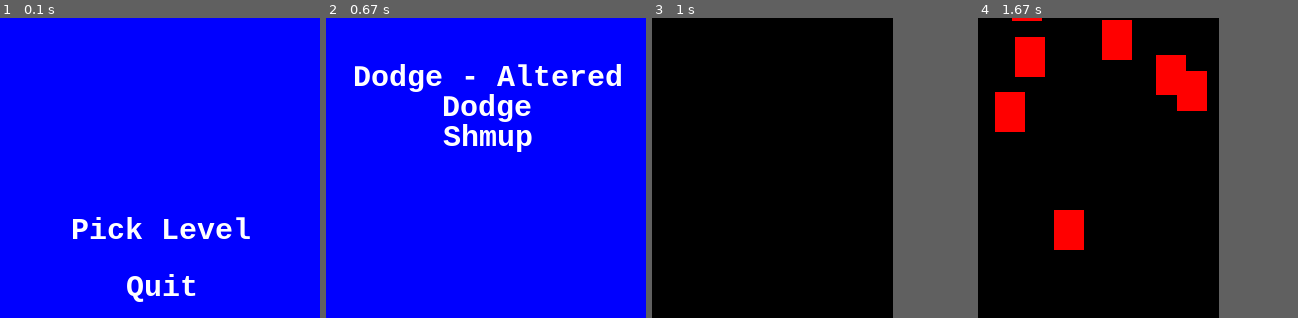
Above: before the commit, frames 1-4 (left to right).
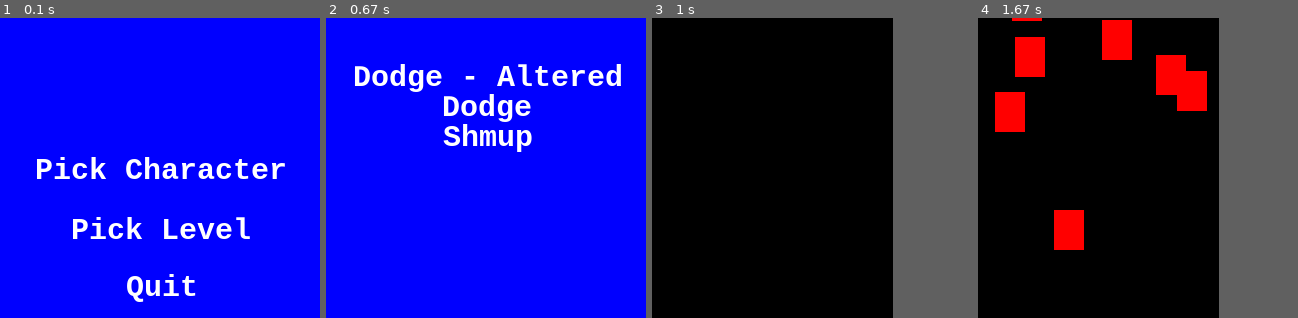
Above: after the commit, the same moments.

Repository: MrVanD/Pygame-Modules
Game: pygame game, started from main.py
Two runs of this game, one before a commit and one after it. Both use one fixed random seed, a clock stepped at 60 frames per second and the inputs below.
Inputs (mouse positions are % of the whole screen's width and height, from its top left):
- Up to frame 1 (0.1 s): no input
- Up to frame 2 (0.67 s): click (50, 35) at 0.38 s
- Up to frame 3 (1 s): press the mouse at (50, 15) at 0.7 s; move the mouse to (53, 18) at 0.8 s; release the mouse at (56, 22) at 0.93 s
- Up to frame 4 (1.67 s): hold Left 1-1.53 s; move the mouse to (40, 72) at 1.03 s; hold Left from 1.57 s (still down); tap Space at 1.63 s
The pictures show only the part of the screen within x 25-75%, y 0-50%; the shares and areas given below are measured in that part.

The runs differ from the first frame. In frame 1, 2.2% of the frame differs, in the area x 11-90%, y 46-54%; in frame 2, nothing differs; in frame 3, nothing differs; in frame 4, nothing differs.

Commit message:
- Added bones for character creation and retrieval. -

Diff:
--- /dev/null
+++ b/Character List.txt
@@ -0,0 +1,2 @@
+Character List:
+New Character =
--- a/Dodge.py
+++ b/Dodge.py
@@ -1,27 +1,18 @@
-import pygame                               # Imports pygame and other libraries
+import pygame  # Imports pygame and other libraries
 import random
 
-# Define Classes (sprites) here
+# Required Global Variables
+WIDTH = 700
+HEIGHT = 500
+BLACK = (0, 0, 0)  # Define the rgb colour for black
 
 
-WIDTH = 700
-HEIGHT = 500
-
-BLACK    = (   0,   0,   0)                 # Define some colors using rgb values.  These can be
-WHITE    = ( 255, 255, 255)                 # used throughout the game instead of using rgb values.
-RED      = ( 255, 0, 0)
-GREEN    = (0, 255, 0)
-BLUE     = (0, 0, 255)
-
-# Basic Pygame Structure
-
 # *** Define Classes Here ***
-
 class FallingObject(pygame.sprite.Sprite):
     def __init__(self):
         pygame.sprite.Sprite.__init__(self)
         self.timeCreated = pygame.time.get_ticks()
-        self.image = pygame.Surface([30,30])
+        self.image = pygame.Surface([30, 30])
         self.image.set_colorkey(BLACK)
 
         self.rect = self.image.get_rect()
@@ -30,7 +21,7 @@
 
     def setImage(self, graphicSelected):
         fallingObjectImage = pygame.image.load(graphicSelected)
-        self.image.blit(fallingObjectImage,(0,0))
+        self.image.blit(fallingObjectImage, (0, 0))
 
     def moveFallingObjects(self, distance):
         if self.rect.y <= HEIGHT:
@@ -48,14 +39,14 @@
 class Character(pygame.sprite.Sprite):
     def __init__(self):
         pygame.sprite.Sprite.__init__(self)
-        self.image = pygame.Surface([30,30])
+        self.image = pygame.Surface([30, 30])
         self.image.set_colorkey(BLACK)
 
         self.rect = self.image.get_rect()
         self.rect.x = 315
-        self.rect.y = HEIGHT-30
+        self.rect.y = HEIGHT - 30
 
-        self.image.blit(pygame.image.load("Apple.png"),(0,0))
+        self.image.blit(pygame.image.load("Apple.png"), (0, 0))
 
     def moveCharacter(self, movement):
         if self.rect.x >= 5 and self.rect.x <= 645:
@@ -68,11 +59,10 @@
 
 # -------- Main Program Loop -----------
 def main(screen, colours):
-
-    clock = pygame.time.Clock()                 # Used to manage how fast the screen updates
-    font =  pygame.font.Font(None, 36)
+    clock = pygame.time.Clock()  # Used to manage how fast the screen updates
+    font = pygame.font.Font(None, 36)
     background_image = pygame.image.load("OrchardBackground.jpg").convert()
-    nextApple = pygame.time.get_ticks() + 2500
+    next_apple = pygame.time.get_ticks() + 2500
 
     charactersGroup = pygame.sprite.Group()
     character = Character()
@@ -87,58 +77,58 @@
     allFallingObjects = pygame.sprite.Group()
 
     while done == False:
-        for event in pygame.event.get():                # Check for an event (mouse click, key press)
-            if event.type == pygame.QUIT:               # If user clicked close window
-                done = True                             # Flag that we are done so we exit this loop
-            if event.type == pygame.KEYDOWN:            # If user pressed a key
-                if event.key == pygame.K_LEFT:          # If user pressed the left key
-                    movement = -5                       # Move to the left 5 pixels
-                if event.key == pygame.K_RIGHT:         # If pressed the right key
-                    movement = 5                        # Move to the right 5 pixels
-                if event.key == pygame.K_ESCAPE:        # If pressed the escape key
-                    done = True                         # Flag that we are to exit
-            if event.type == pygame.KEYUP:              # If a key is released
-                movement = 0                            # Set movement to nothing
+        for event in pygame.event.get():  # Check for an event (mouse click, key press)
+            if event.type == pygame.QUIT:  # If user clicked close window
+                done = True  # Flag that we are done so we exit this loop
+            if event.type == pygame.KEYDOWN:  # If user pressed a key
+                if event.key == pygame.K_LEFT:  # If user pressed the left key
+                    movement = -5  # Move to the left 5 pixels
+                if event.key == pygame.K_RIGHT:  # If pressed the right key
+                    movement = 5  # Move to the right 5 pixels
+                if event.key == pygame.K_ESCAPE:  # If pressed the escape key
+                    done = True  # Flag that we are to exit
+            if event.type == pygame.KEYUP:  # If a key is released
+                movement = 0  # Set movement to nothing
 
         # Update sprites here
-        if pygame.time.get_ticks() > nextApple:
-            nextObject = FallingObject()
-            nextObject.setImage("Apple.png")
-            allFallingObjects.add(nextObject)
-            nextApple = pygame.time.get_ticks() + 1500
+        if pygame.time.get_ticks() > next_apple:
+            next_object = FallingObject()
+            next_object.setImage("Apple.png")
+            allFallingObjects.add(next_object)
+            next_apple = pygame.time.get_ticks() + 1500
 
         # Loop through each object, making them fall
         for eachObject in (allFallingObjects.sprites()):
-            eachObject.moveFallingObjects(5)                    # move each falling apple downwards
-            score = eachObject.deleteFallingObjects(score)      # Increase the score if the object is deleted
+            eachObject.moveFallingObjects(5)  # move each falling apple downwards
+            score = eachObject.deleteFallingObjects(score)  # Increase the score if the object is deleted
 
         # Move the character based on the key define movement
         character.moveCharacter(movement)
 
         # Create a list of any sprites, two groups, that have collided
-        collisions = pygame.sprite.groupcollide(allFallingObjects,charactersGroup,True,False)
-        if len(collisions)> 0:
-            lives = lives -1            # Reduce the number of lives by 1
+        collisions = pygame.sprite.groupcollide(allFallingObjects, charactersGroup, True, False)
+        if len(collisions) > 0:
+            lives = lives - 1  # Reduce the number of lives by 1
 
         # Exit the game if the number of lives drops below 1
         if lives <= 0:
             done = True
 
-        screen.blit(background_image, [0,0])    # Refresh the screen
-        allFallingObjects.draw(screen)          # Draw the falling apples
-        charactersGroup.draw(screen)            # Draw the player character
-        scoreImg = font.render("Score: " + str(score),1, colours["GREEN"])     # Render the score
+        screen.blit(background_image, [0, 0])  # Refresh the screen
+        allFallingObjects.draw(screen)  # Draw the falling apples
+        charactersGroup.draw(screen)  # Draw the player character
+        score_img = font.render("Score: " + str(score), 1, colours["GREEN"])  # Render the score
         if lives == 3:
             txt_col = colours["GREEN"]
         elif lives == 2:
             txt_col = colours["ORANGE"]
         elif lives == 1:
             txt_col = colours["RED"]
-        livesImg = font.render("Lives: " + str(lives),1, txt_col)     # Render the lives
-        screen.blit(scoreImg, (10,10))          # Display the score
-        screen.blit(livesImg, (10,30))          # Disply the remaining lives
-        pygame.display.flip()                   # Go ahead and update the screen with what we've drawn.
-        clock.tick(30)                          # Limit game to 30 frames per second
+        lives_img = font.render("Lives: " + str(lives), 1, txt_col)  # Render the lives
+        screen.blit(score_img, (10, 10))  # Display the score
+        screen.blit(lives_img, (10, 30))  # Disply the remaining lives
+        pygame.display.flip()  # Go ahead and update the screen with what we've drawn.
+        clock.tick(30)  # Limit game to 30 frames per second
 
     # End game, return to the level picker screen
     return
--- a/DodgeAltered.py
+++ b/DodgeAltered.py
@@ -8,11 +8,7 @@
 WIDTH = 700
 HEIGHT = 500
 
-BLACK    = (   0,   0,   0)                 # Define some colors using rgb values.  These can be
-WHITE    = ( 255, 255, 255)                 # used throughout the game instead of using rgb values.
-RED      = ( 255, 0, 0)
-GREEN    = (0, 255, 0)
-BLUE     = (0, 0, 255)
+BLACK    = (   0,   0,   0)                 # Define the RGB colour for black
 
 #screen = pygame.display.set_mode([WIDTH,HEIGHT])
 #pygame.display.set_caption("Mr van's Dodge Game")         # Name your window
--- a/main.py
+++ b/main.py
@@ -2,8 +2,11 @@
 
 import pygame
 import pygame.freetype
+from pygame.locals import *
 from pygame.sprite import RenderUpdates
 from pygame.sprite import Sprite
+import os
+import time
 
 # Import games here
 import DodgeAltered
@@ -54,6 +57,7 @@
 
         super().__init__()
 
+
     # properties that vary the image and its rect when the mouse is over the element
     @property
     def image(self):
@@ -98,6 +102,9 @@
     QUIT = -1
     TITLE = 0
     LEVEL_PICKER = 1
+    CHARACTER_PICKER = 2
+    NewCharacter = 3
+    ChooseCharacter = 4
 
     # Game List
     DODGE = 10
@@ -115,6 +122,13 @@
 
 # Main code running the game
 def main():
+    # Initialise the character list.
+    # Check if the character file exists, if it does not, make it.
+    if not os.path.exists("Character List.txt"):            # Check if the character list exists
+        file = open("Character List.txt", "a")              # If it does not, create it
+        file.write("Character List:")                       # Give the character list a title
+        file.close()                                        # Close the character list
+
     # Set the initial Game State
     game_state = GameState.TITLE
 
@@ -126,6 +140,9 @@
 
         if game_state == GameState.LEVEL_PICKER:
             game_state = pick_level(screen)
+
+        if game_state == GameState.CHARACTER_PICKER:
+            game_state = pick_character(screen)
 
         # Quit the game
         if game_state == GameState.QUIT:
@@ -139,8 +156,21 @@
         if game_state == GameState.SHMUP:
             game_state = play_game(screen, GameState.SHMUP)
 
+        # If a game state is undefined or unexpected, return to the title screen.
+        else:
+            game_state = title_screen(screen)
+
 
 def title_screen(screen):
+    pickcha_btn = UIElement(
+        center_position=(WIDTH / 2, (HEIGHT / 2) - (FONT_SIZE*3)),
+        font_size=FONT_SIZE,
+        bg_rgb=colours["BLUE"],
+        text_rgb=colours["WHITE"],
+        text="Pick Character",
+        action=GameState.CHARACTER_PICKER,
+    )
+
     picklvl_btn = UIElement(
         center_position=(WIDTH / 2, (HEIGHT / 2) - FONT_SIZE),
         font_size=FONT_SIZE,
@@ -159,7 +189,7 @@
         action=GameState.QUIT,
     )
 
-    buttons = RenderUpdates(picklvl_btn, quit_btn)
+    buttons = RenderUpdates(pickcha_btn,picklvl_btn, quit_btn)
     return game_loop(screen, buttons)
 
 
@@ -202,6 +232,103 @@
 
     buttons = RenderUpdates(dodgealtered_btn, dodge_btn, shmup_btn, return_btn)
     return game_loop(screen, buttons)
+
+def pick_character(screen):
+    return_btn = UIElement(
+        center_position=(WIDTH / 2, HEIGHT - FONT_SIZE * 2),
+        font_size=FONT_SIZE,
+        bg_rgb=colours["BLUE"],
+        text_rgb=colours["WHITE"],
+        text="Return to main menu",
+        action=GameState.TITLE,
+    )
+
+    # A button to create a new character
+    new_cha_btn = UIElement(
+        center_position=(WIDTH / 2, HEIGHT/2 - FONT_SIZE * 3),
+        font_size=FONT_SIZE,
+        bg_rgb=colours["BLUE"],
+        text_rgb=colours["WHITE"],
+        text="Create New Character",
+        action=GameState.NewCharacter,
+    )
+
+    # A button to choose an existing character
+    cho_cha_btn = UIElement(
+        center_position=(WIDTH / 2, HEIGHT/2 - FONT_SIZE),
+        font_size=FONT_SIZE,
+        bg_rgb=colours["BLUE"],
+        text_rgb=colours["WHITE"],
+        text="Pick Existing Character",
+        action=GameState.ChooseCharacter,
+    )
+
+    buttons = RenderUpdates(return_btn,new_cha_btn, cho_cha_btn)
+    return characters(screen, buttons)
+
+def characters(screen, buttons):
+    while True:
+        mouse_up = False
+        for event in pygame.event.get():
+            if event.type == pygame.MOUSEBUTTONUP and event.button == 1:
+                mouse_up = True
+        screen.fill(colours["BLUE"])
+
+        for button in buttons:
+            ui_action = button.update(pygame.mouse.get_pos(), mouse_up)
+            if ui_action is not None:
+
+                # Run the code to deal with the buttons presses
+                if button.action == GameState.NewCharacter:                 # Create a new character
+                    loop = True                                             # Set loop to run
+                    temp_name_txt = "New Character Name"                    # Set temporary name
+                    instr_txt = "Type a name then press enter to add."      # Set the instructions
+                    font = pygame.font.SysFont(None, 48)                    # Set the font
+                    img = font.render(temp_name_txt, True, colours["RED"])  # Create a render of the name
+                    instr = font.render(instr_txt, True, colours["RED"])    # Create the render of the instructions
+                    rect = img.get_rect()                                   # Create a rectangle with the name
+                    rect.topleft = (20, 20)                                 # Set where the rectangle will spawn
+                    cursor = Rect(rect.topright, (3, rect.height))          # Set where the cursor is set
+                    rect_inst = instr.get_rect()                            # Get the rectangle of the instructions
+                    rect_inst.center = (WIDTH/2, HEIGHT/2)                  # Set the center of the rectangle
+                    while loop == True:
+                        for event in pygame.event.get():
+                            if event.type == KEYDOWN:
+                                if event.key == K_BACKSPACE:
+                                    if len(text) > 0:
+                                        text = text[:-1]
+                                elif event.key == K_RETURN:         # If 'enter' is pressed.
+                                    # Open the character list
+                                    with open("Character List.txt", 'a') as list:
+                                        list.write("\n"+text+" = ")
+                                    # Add the character to the list
+                                    loop =False
+                                else:
+                                    text += event.unicode
+                                    # If length of name is longer than the screen size, trim down the name.
+                                    if img.get_rect().width > WIDTH-48:
+                                        print(img.get_rect().width)
+                                        text = text[:-1]
+                                img = font.render(text, True, colours["RED"])
+                                rect.size=img.get_size()
+                                cursor.topleft = rect.topright
+                        screen.fill(colours["BLUE"])
+                        screen.blit(img, rect)
+                        screen.blit(instr, rect_inst)
+                        if time.time() % 1 > 0.5:
+                            pygame.draw.rect(screen, colours["RED"], cursor)
+                        pygame.display.update()
+
+                elif button.action == GameState.ChooseCharacter:            # Choose an existing character.
+                    print("HAH")
+                else:
+                    return ui_action
+
+
+        buttons.draw(screen)
+        pygame.display.flip()
+
+
 
 def game_loop(screen, buttons):
     while True:
@@ -215,6 +342,7 @@
             ui_action = button.update(pygame.mouse.get_pos(), mouse_up)
             if ui_action is not None:
                 return ui_action
+
 
         buttons.draw(screen)
         pygame.display.flip()
